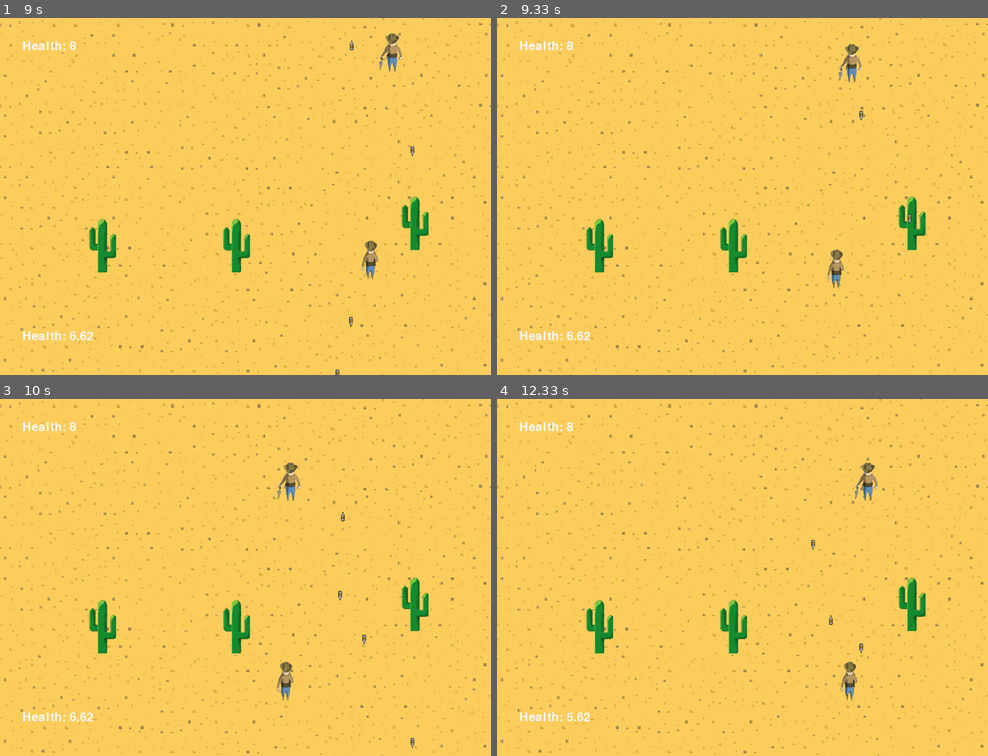
Above: before the commit, frames 1-4 (two rows, left to right).
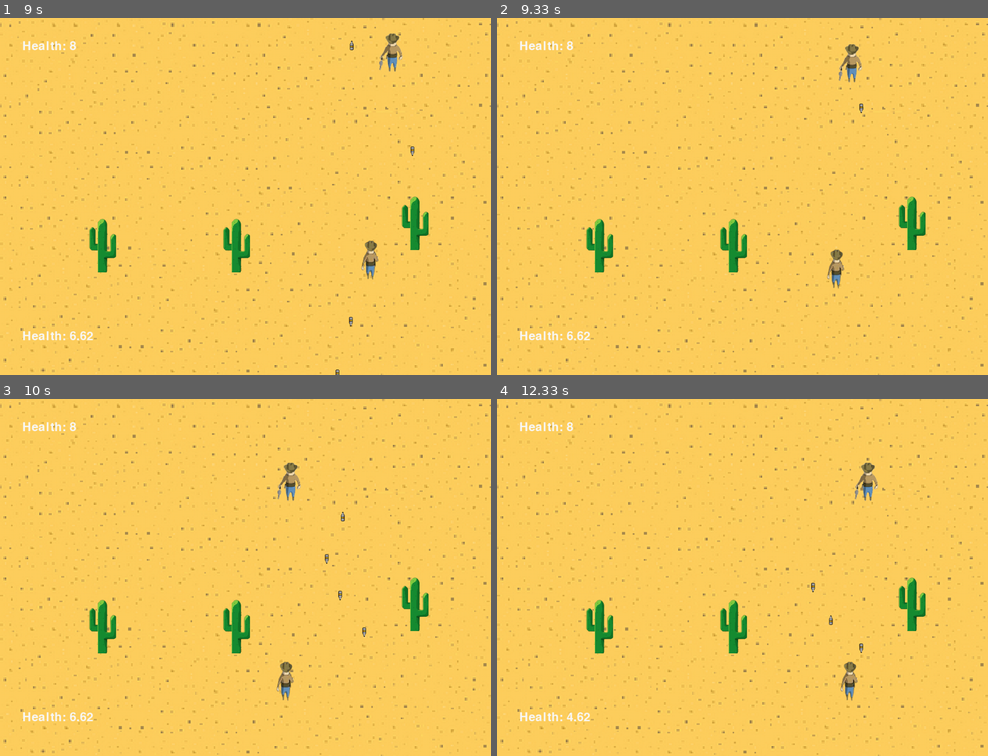
Above: after the commit, the same moments.

Repository: Ivailo2707/Pygame_Project_Cowboy
Game: pygame game, started from main.py
Same seed, same stepped clock (60 frames per second), same inputs: the game is played once before the commit and once after it.
Inputs:
- Up to frame 1 (9 s): tap Ctrl at 0.33, 3.72, 5.12, 6.62, 8.02 s; hold Up 0.67-1.13 s; hold W 0.67-1.13 s; tap Right Ctrl at 0.73, 1.03, 1.23, 1.53, 1.9, 2.3, 2.6, 2.8, 3.1, 3.3, 3.63, 3.93, 4.13, 4.43, 4.7, 5.03, 5.33, 5.47, 5.87, 6.17, 6.53, 6.93, 7.23, 7.43, 7.73, 7.93, 8.27, 8.57, 8.77 s; hold Right 1.17-1.8 s; hold D 1.17-1.8 s; hold Down 1.83-2.2 s; hold S 1.83-2.2 s; hold Left 2.23-2.7 s; hold A 2.23-2.7 s; hold Right 2.73-3.2 s; hold D 2.73-3.2 s; hold Up 3.23-3.53 s; hold W 3.23-3.53 s; hold Right 3.57-4.03 s; hold D 3.57-4.03 s; hold Left 4.07-4.6 s; hold A 4.07-4.6 s; hold Down 4.63-4.93 s; hold S 4.63-4.93 s; hold Left 4.97-5.37 s; hold A 4.97-5.37 s; hold Up 5.4-5.77 s; hold W 5.4-5.77 s; hold Right 5.8-6.43 s; hold D 5.8-6.43 s; hold Down 6.47-6.83 s; hold S 6.47-6.83 s; hold Left 6.87-7.33 s; hold A 6.87-7.33 s; hold Right 7.37-7.83 s; hold D 7.37-7.83 s; hold Up 7.87-8.17 s; hold W 7.87-8.17 s; hold Right 8.2-8.67 s; hold D 8.2-8.67 s; hold Left from 8.7 s (still down); hold A from 8.7 s (still down)
- Up to frame 2 (9.33 s): tap Right Ctrl at 9.07 s; release Left at 9.23 s; release A at 9.23 s; hold Down from 9.27 s (still down); hold S from 9.27 s (still down)
- Up to frame 3 (10 s): tap Right Ctrl at 9.33, 9.67, 9.97 s; tap Ctrl at 9.42 s; release Down at 9.57 s; release S at 9.57 s; hold Left from 9.6 s (still down); hold A from 9.6 s (still down)
- Up to frame 4 (12.33 s): release Left at 10 s; release A at 10 s; hold Up 10.03-10.4 s; hold W 10.03-10.4 s; tap Right Ctrl at 10.1, 10.5, 10.8, 11.17, 11.57, 11.87, 12.07 s; hold Right 10.43-11.07 s; hold D 10.43-11.07 s; tap Ctrl at 10.58, 12.15 s; hold Down 11.1-11.47 s; hold S 11.1-11.47 s; hold Left 11.5-11.97 s; hold A 11.5-11.97 s; hold Right from 12 s (still down); hold D from 12 s (still down)

Frame 1 is identical in both runs. In frame 2, less than 0.1% of the frame differs, in the area x 73-85%, y 24-58%; in frame 3, less than 0.1%, in the area x 66-85%, y 43-98%; in frame 4, less than 0.1%.

Commit message:
Finished implementing three side 1 covers

Diff:
--- a/Game_Controller.py
+++ b/Game_Controller.py
@@ -38,7 +38,7 @@
         self._caput_m = (35, 15, 13) #yes, this is an actual color lol
         self._cover_1_1 = Cactus_Cover(WIDTH - 900, HEIGHT - 300, 65, 50, PLAYER_1_IMAGE)
         self._cover_1_2 = Cactus_Cover(WIDTH - 600, HEIGHT - 350, 65, 50, PLAYER_1_IMAGE)
-        self._cover_1_3 = Cactus_Cover(WIDTH - 600, HEIGHT - 350, 65, 50, PLAYER_1_IMAGE)
+        self._cover_1_3 = Cactus_Cover(WIDTH - 200, HEIGHT - 400, 65, 50, PLAYER_1_IMAGE)
 
     def handle_bullets(self):
         for bullet in self._P1_bullets:
@@ -104,10 +104,10 @@
             pygame.event.post(pygame.event.Event(self._P1_COLLIDE_WITH_CACTUS_SIDE_1_NUMBER_1))
 
         elif self._P1.get_rect().colliderect(self._cover_1_2.get_obstacle_rect()):
-            pygame.event.post(pygame.event.Event(self._P1_COLLIDE_WITH_CACTUS_SIDE_1_NUMBER_1))
+            pygame.event.post(pygame.event.Event(self._P1_COLLIDE_WITH_CACTUS_SIDE_1_NUMBER_2))
 
         elif self._P1.get_rect().colliderect(self._cover_1_3.get_obstacle_rect()):
-            pygame.event.post(pygame.event.Event(self._P1_COLLIDE_WITH_CACTUS_SIDE_1_NUMBER_1))
+            pygame.event.post(pygame.event.Event(self._P1_COLLIDE_WITH_CACTUS_SIDE_1_NUMBER_3))
 
     def draw_bullets(self, window):
         bullet_width = 15
@@ -186,10 +186,10 @@
                 self._CACTUS_1_1_UPDATED_HEALTH = self._cover_1_1.take_bullet_damage()
 
             if event.type == self._CACTUS_SIDE_1_NUM_2_HIT:
-                self._CACTUS_1_2_UPDATED_HEALTH = self._cover_1_1.take_bullet_damage()
+                self._CACTUS_1_2_UPDATED_HEALTH = self._cover_1_2.take_bullet_damage()
 
             if event.type == self._CACTUS_SIDE_1_NUM_3_HIT:
-                self._CACTUS_1_3_UPDATED_HEALTH = self._cover_1_1.take_bullet_damage()
+                self._CACTUS_1_3_UPDATED_HEALTH = self._cover_1_3.take_bullet_damage()
 
         winner_text = ""
         if self._P2.get_health() <= 0:
